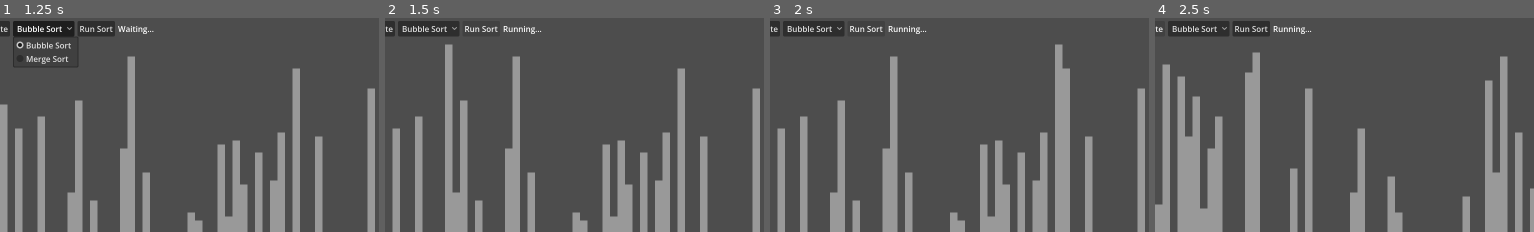
Above: before the commit, frames 1-4 (left to right).
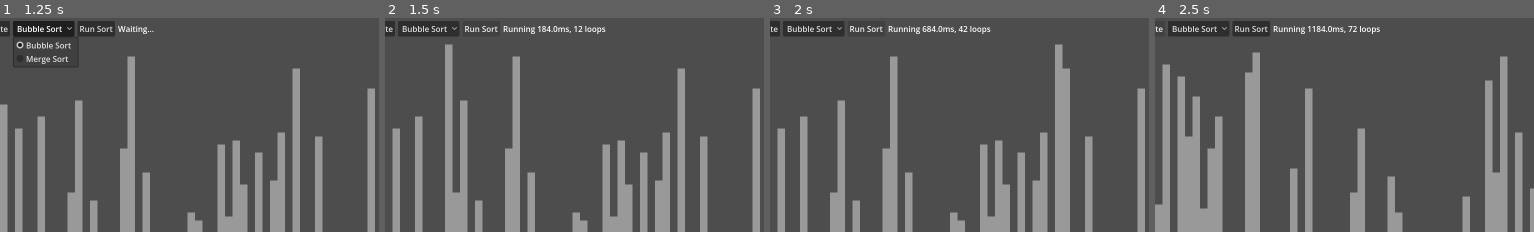
Above: after the commit, the same moments.

Repository: jiro4989/sort_visualizer
Game: Godot game, scene res://src/main.tscn
Same seed, same stepped clock (60 frames per second), same inputs: the game is played once before the commit and once after it.
Inputs:
- Up to frame 1 (1.25 s): click "Bubble Sort" at 0.5 s
- Up to frame 2 (1.5 s): click "Run Sort" at 1.25 s
- Up to frame 3 (2 s): no input
- Up to frame 4 (2.5 s): click "Generate" at 2 s
The pictures show only the part of the screen within x 4-54%, y 0-50%; the shares and areas given below are measured in that part.

Frame 1 is identical in both runs. In frame 2, 0.3% of the frame differs, in the area x 39-59%, y 3-8%; in frame 3, 0.3%; in frame 4, 0.3%.

Commit message:
fix: 進捗をラベルに設定するように変更

Diff:
--- a/src/main.gd
+++ b/src/main.gd
@@ -54,7 +54,6 @@
 	redraw_visualization_area()
 
 func _on_run_sort_button_pressed() -> void:
-	status_label.text = "Running..."
 	match select_sort_option.text:
 		"Bubble Sort":
 			bubble_sort()
@@ -62,15 +61,23 @@
 			merge_sort()
 
 func bubble_sort() -> void:
+	var start_time: float = Time.get_ticks_msec()
+	var loop_count: int = 0
 	for i in sort_values.size() - 1:
 		for j in range(0, sort_values.size() - i - 1):
+			loop_count += 1
 			if sort_values[j] > sort_values[j + 1]:
 				var temp: int = sort_values[j]
 				sort_values[j] = sort_values[j + 1]
 				sort_values[j + 1] = temp
 				redraw_visualization_area()
+
+			# 経過時間を status_label に設定
+			var elapsed_time: float = Time.get_ticks_msec() - start_time
+			status_label.text = "Running " + str(elapsed_time) + "ms, " + str(loop_count) + " loops"
+
 			await get_tree().create_timer(0.01).timeout
-	status_label.text = "Done"
+	status_label.text = "Done in " + str(Time.get_ticks_msec() - start_time) + "ms, " + str(loop_count) + " loops"
 
 func merge_sort() -> void:
 	print("Merge Sort")
